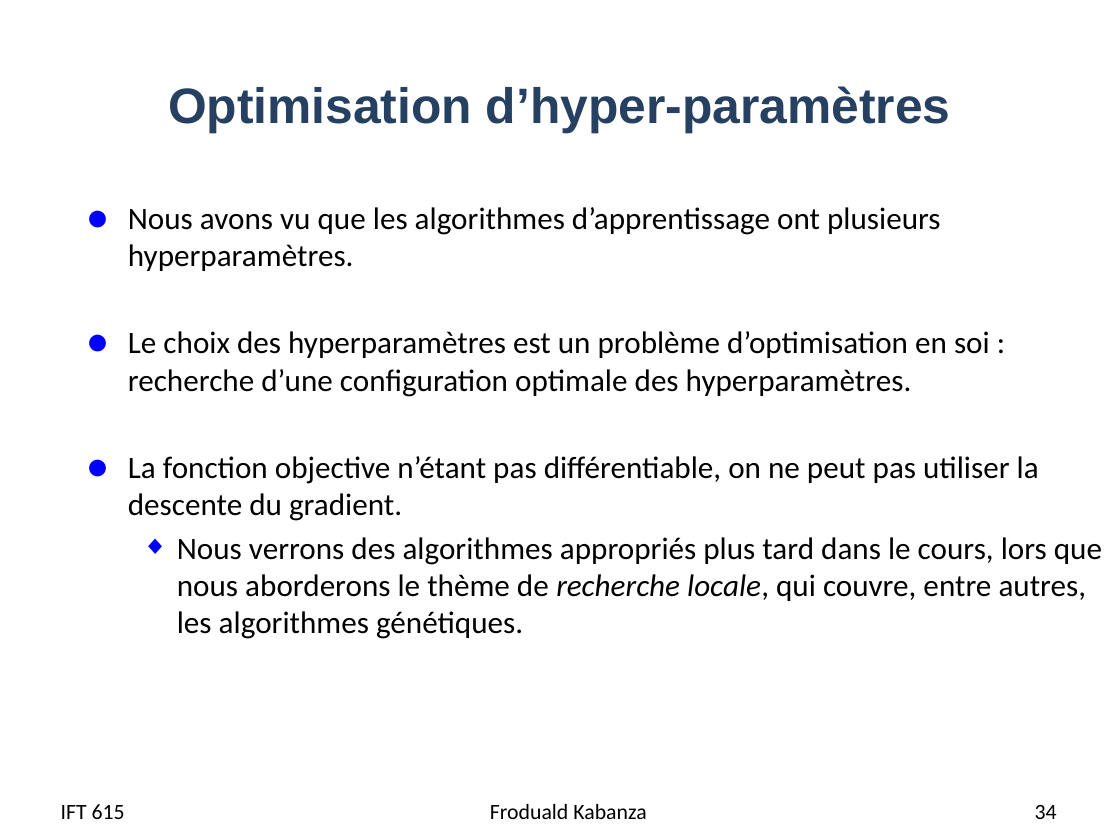
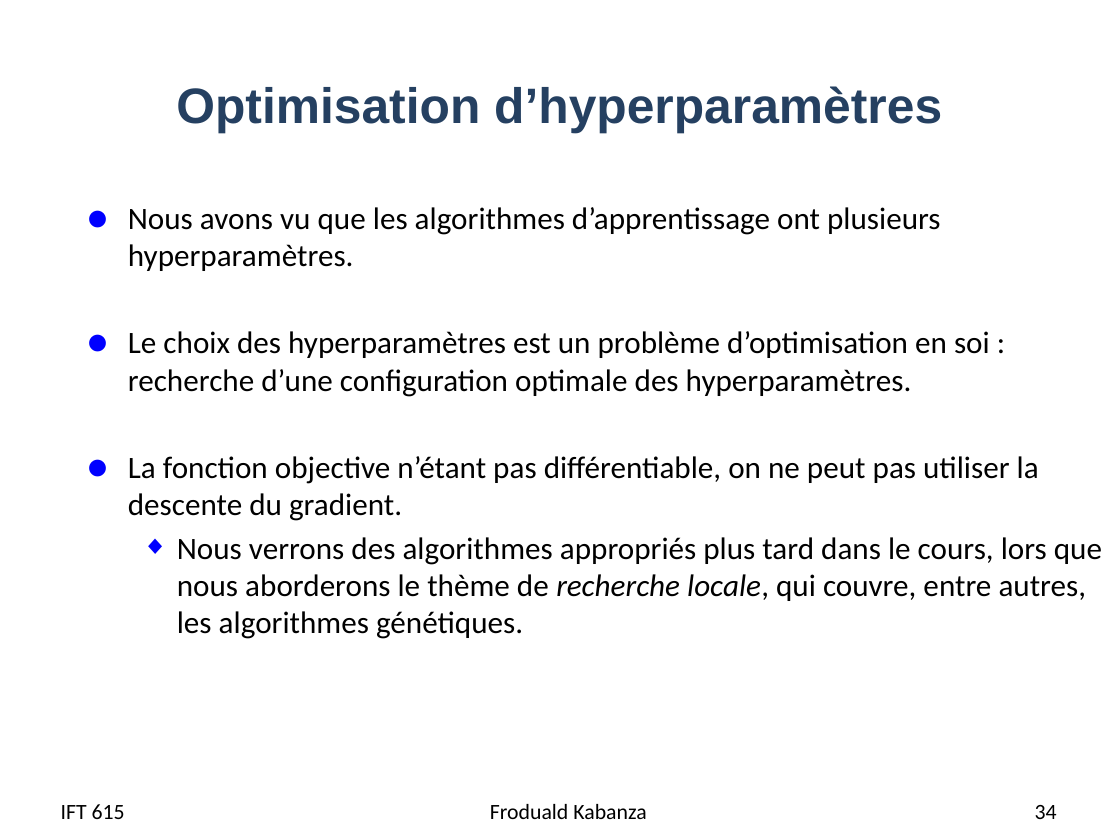
Before and after one commit to djeffkanda/djeffkanda.github.io, a slide deck: slide 34 of ift/assets/slides/ift615-08-Apprentissage avec des arbres de decision.pptx. Drawn at 1120x840 pixels with LibreOffice and Linux fonts; fonts in the diff are those of the drawing. Boxes give left, top, right and bottom in pixels: in the first picture for what was removed or moved away, otherwise in the second. Text is boxed around its words. In the diff, an @@ line names an element or a change of style, - is before the commit and + after.

```diff
--- a/ift/assets/slides/ift615-08-Apprentissage avec des arbres de decision.pptx
+++ b/ift/assets/slides/ift615-08-Apprentissage avec des arbres de decision.pptx
@@ title at [176, 86, 942, 133]: text changed @@
-Optimisation d’hyper-paramètres
+Optimisation d’hyperparamètres
```
Also in this commit, not shown: 7 other slides changed, 1 other file.
